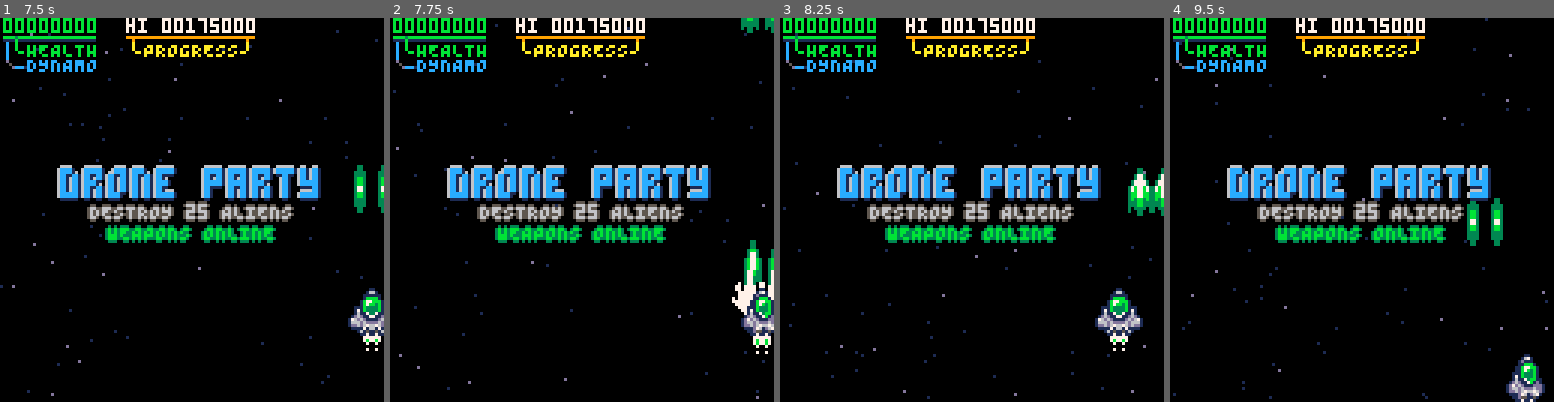
Above: before the commit, frames 1-4 (left to right).
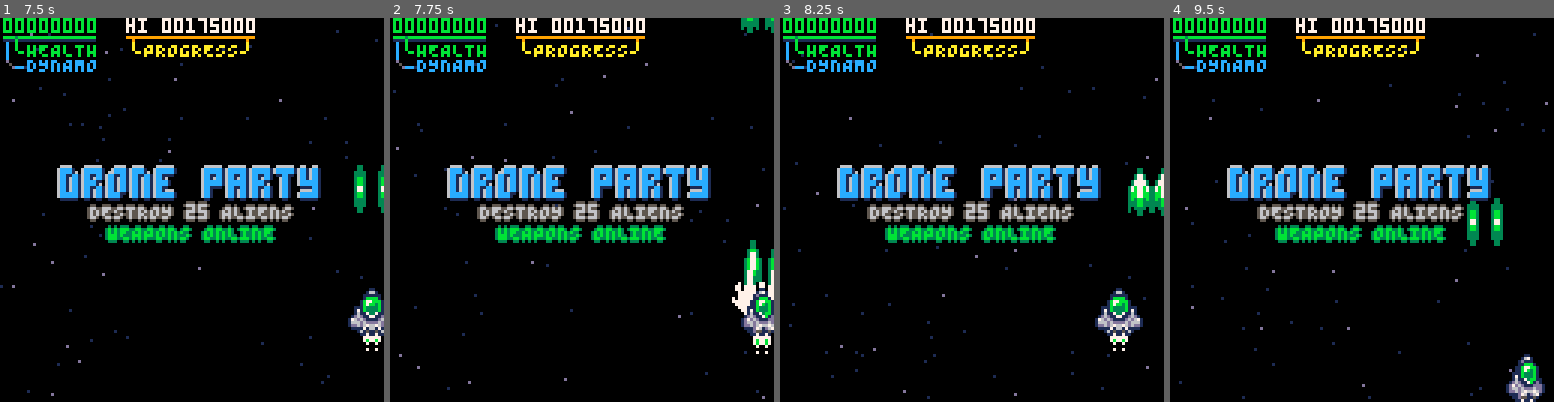
Above: after the commit, the same moments.

Repository: wimpysworld/antsy-alien-attack-pico
Game: PICO-8 cartridge main.p8
The game is run twice, just before and just after one commit, with the same random seed, the same clock (stepped at 60 frames per second) and the same inputs.
Inputs:
- Up to frame 1 (7.5 s): tap X (X key) at 0.33, 1.07, 1.85, 2.97, 4.08, 5.2, 6.32, 7.43 s; tap O (Z key) at 0.7, 1.7, 2.1, 2.5, 2.9, 3.3, 3.7, 4.1, 4.5, 4.9, 5.3, 5.7, 6.1, 6.5, 6.9, 7.3 s; hold Right 1.6-2.1 s; hold Up 2.15-2.42 s; hold Right 2.47-3.03 s; hold Left 3.08-3.58 s; hold Down 3.63-3.97 s; hold Right 4.02-4.68 s; hold Up 4.73-5.03 s; hold Left 5.08-5.68 s; hold Down 5.73-6.03 s; hold Right 6.08-6.58 s; hold Right 6.63-7.13 s; hold Up 7.18-7.45 s
- Up to frame 2 (7.75 s): hold Right from 7.5 s (still down); tap O (Z key) at 7.7 s
- Up to frame 3 (8.25 s): release Right at 8.07 s; tap O (Z key) at 8.1 s; hold Left from 8.12 s (still down)
- Up to frame 4 (9.5 s): tap O (Z key) at 8.5, 8.9, 9.3 s; tap X (X key) at 8.55 s; release Left at 8.62 s; hold Down 8.67-9 s; hold Right from 9.05 s (still down)

Frame 1 is identical in both runs. In frame 2, less than 0.1% of the frame differs, in the area x 95-98%, y 16-100%; in frame 3, 0.1%; in frame 4, 0.7%, in the area x 0-99%, y 0-100%.

Commit message:
chore: PICO-8 token optimisations (starfield)

Diff:
--- a/main.p8
+++ b/main.p8
@@ -548,7 +548,7 @@
 function apply_stars_accel(dx,dy)
  local players=active_players()
 
- stars_accx-=(dx*0.5)/players
+ stars_accx-=dx*0.5/players
 
  if dy==-1 then
   stars_accy-=dy*0.05/players
@@ -580,11 +580,13 @@
   if hyperspeed<=0 then
    star.x+=star.s*stars_accx
    if star.x<0 then
-    star.x=127
-    star_y=star_flip_y(star.y)
+    star.x,star.y=
+     127,
+     star_flip_y(star.y)
    elseif star.x>127 then
-    star.x=0
-    star_y=star_flip_y(star.y)
+    star.x,star.y=
+     0,
+     star_flip_y(star.y)
    end
   end
 
